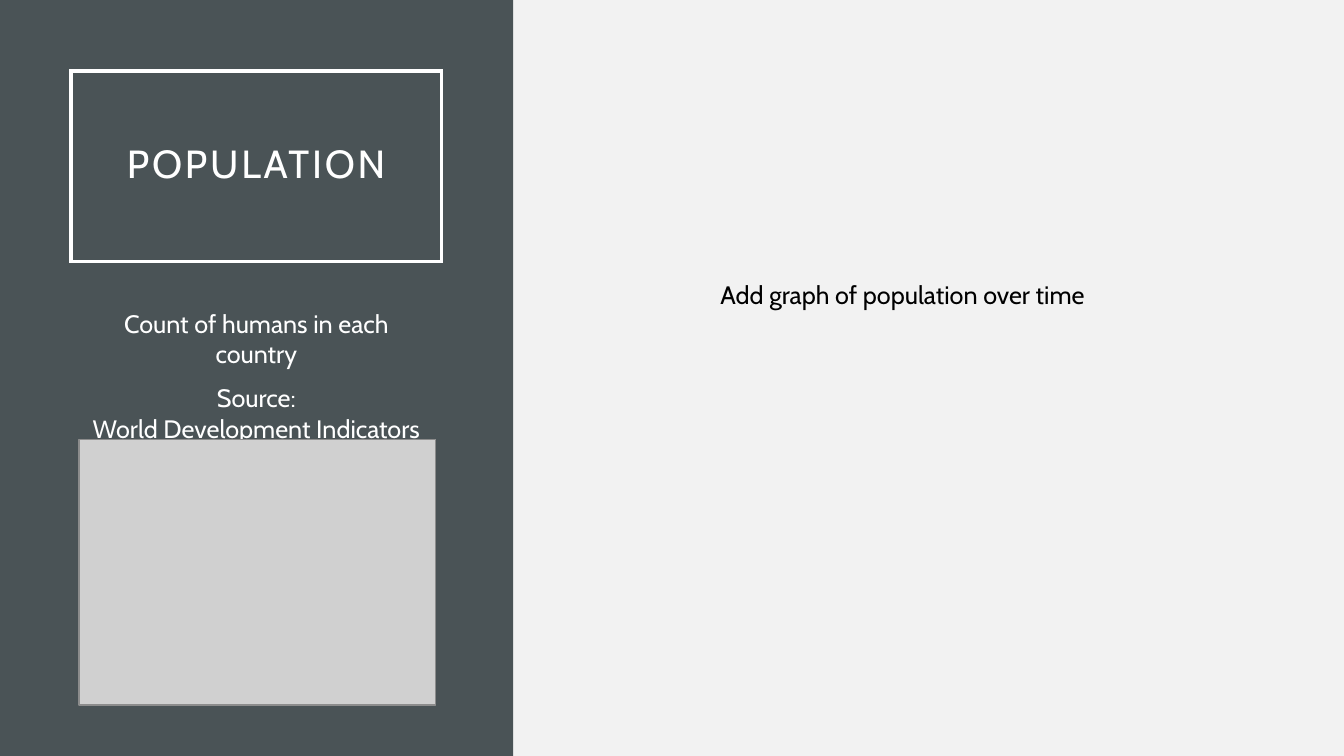
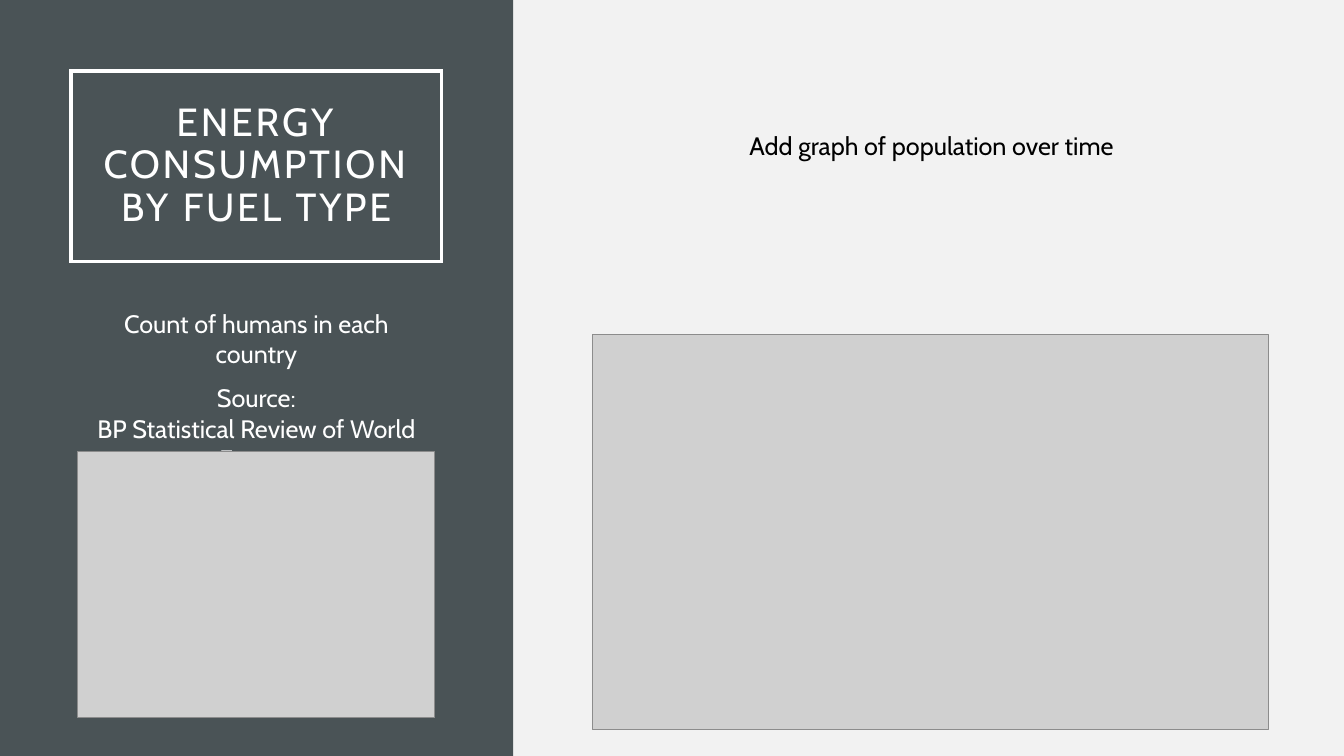
Before and after one commit to gabigham/dagger, a slide deck: slide 11 of Project 1.pptx (slide 7 before the commit). Drawn at 1344x756 pixels with LibreOffice and Linux fonts; fonts in the diff are those of the drawing; grey boxes stand for pictures. Boxes give left, top, right and bottom in pixels: in the first picture for what was removed or moved away, otherwise in the second. Text is boxed around its words. In the diff, an @@ line names an element or a change of style, - is before the commit and + after.

```diff
--- a/Project 1.pptx
+++ b/Project 1.pptx
@@ title at [104, 108, 406, 222]: text changed @@
-POPULATION
+ENERGY CONSUMPTION
+BY FUEL TYPE
@@ text "Add graph of population over ...": place and size @@
-text "Add graph of population over ..." at [720, 285, 1085, 310]
+text "Add graph of population over ..." at [749, 136, 1114, 161]
@@ picture added at [592, 335, 1268, 730] @@
@@ text at [97, 389, 415, 452]: text changed @@
-Source:
-World Development Indicators
+Source:
+BP Statistical Review of World Energy
@@ picture: place and size @@
-picture at [79, 440, 436, 706]
+picture at [78, 452, 435, 718]
```
Also in this commit, not shown: 4 other slides changed, 5 slides added, 2 slides removed, 2 other files.
